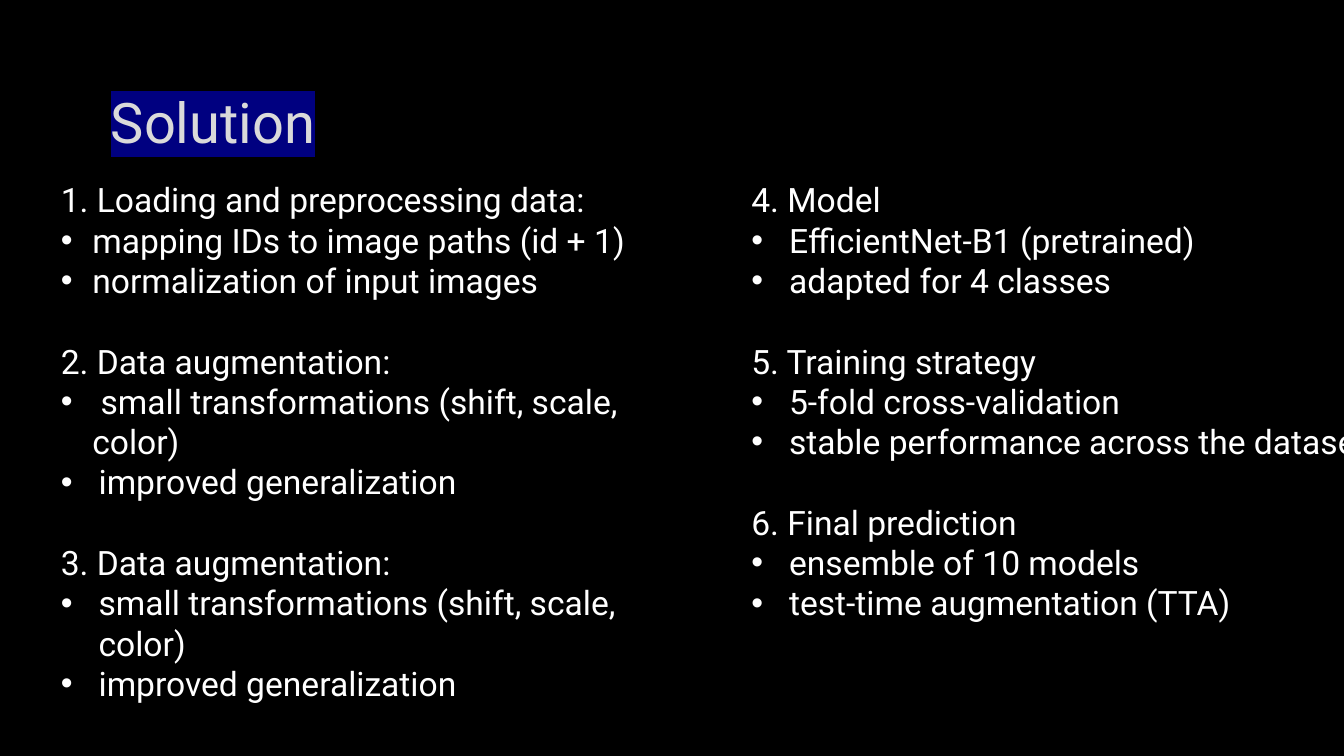
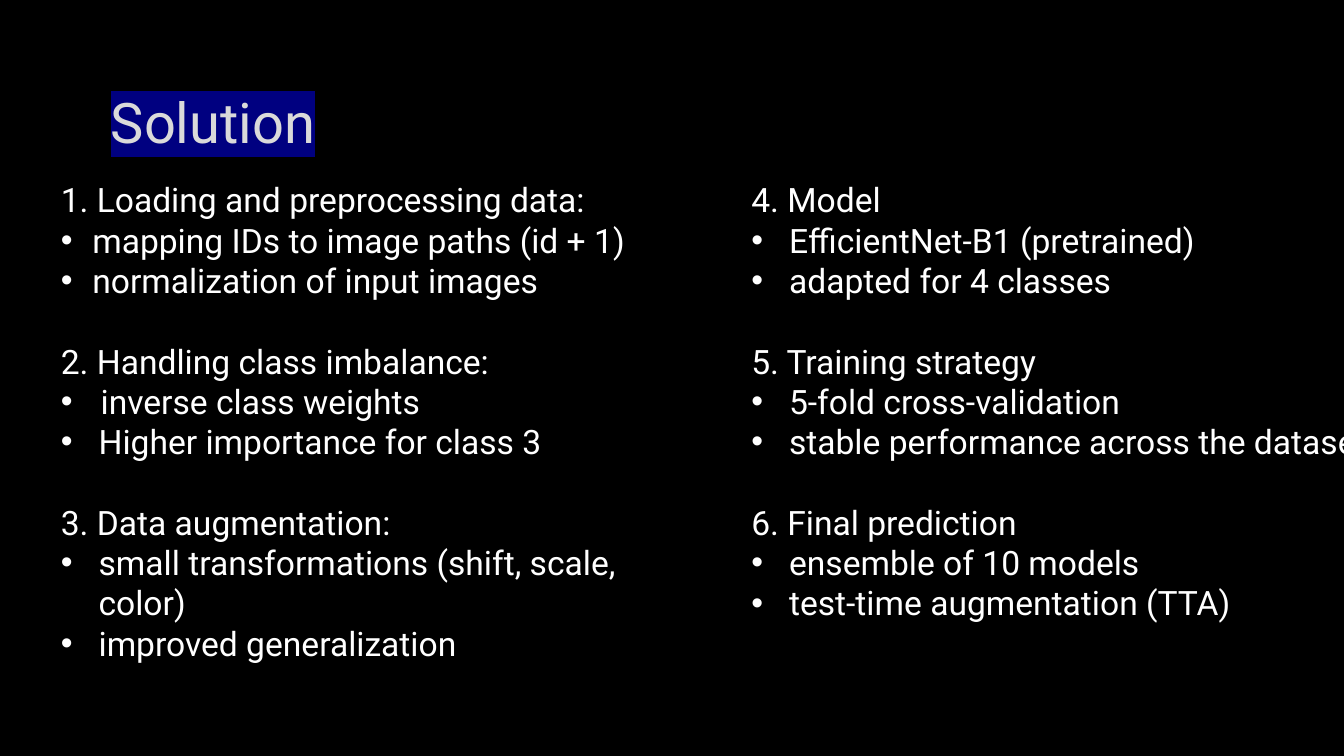
Before and after one commit to Roman-Lunin/MPA-MLF-PROJECT, a slide deck: slide 3 of Classification of room occupancy.pptx. Drawn at 1344x756 pixels with LibreOffice and Linux fonts; fonts in the diff are those of the drawing; background and template pictures are left out. Boxes give left, top, right and bottom in pixels: in the first picture for what was removed or moved away, otherwise in the second. Text is boxed around its words. In the diff, an @@ line names an element or a change of style, - is before the commit and + after.

```diff
--- a/Classification of room occupancy.pptx
+++ b/Classification of room occupancy.pptx
@@ text at [61, 348, 541, 461]: text changed @@
-2. Data augmentation:
-• small transformations (shift, scale, color)
-• improved generalization
+2. Handling class imbalance:
+• inverse class weights
+• Higher importance for class 3
```
